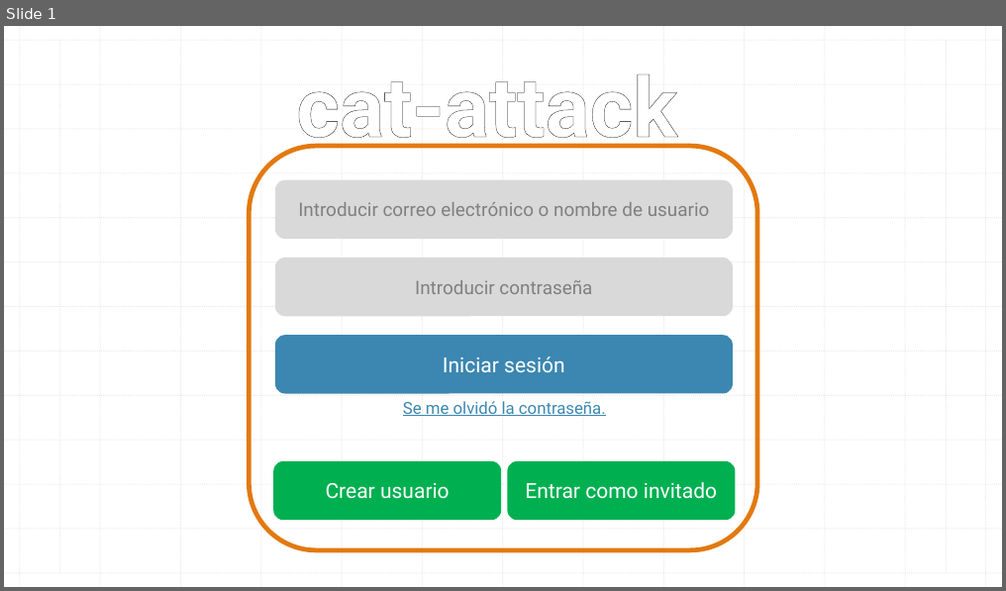
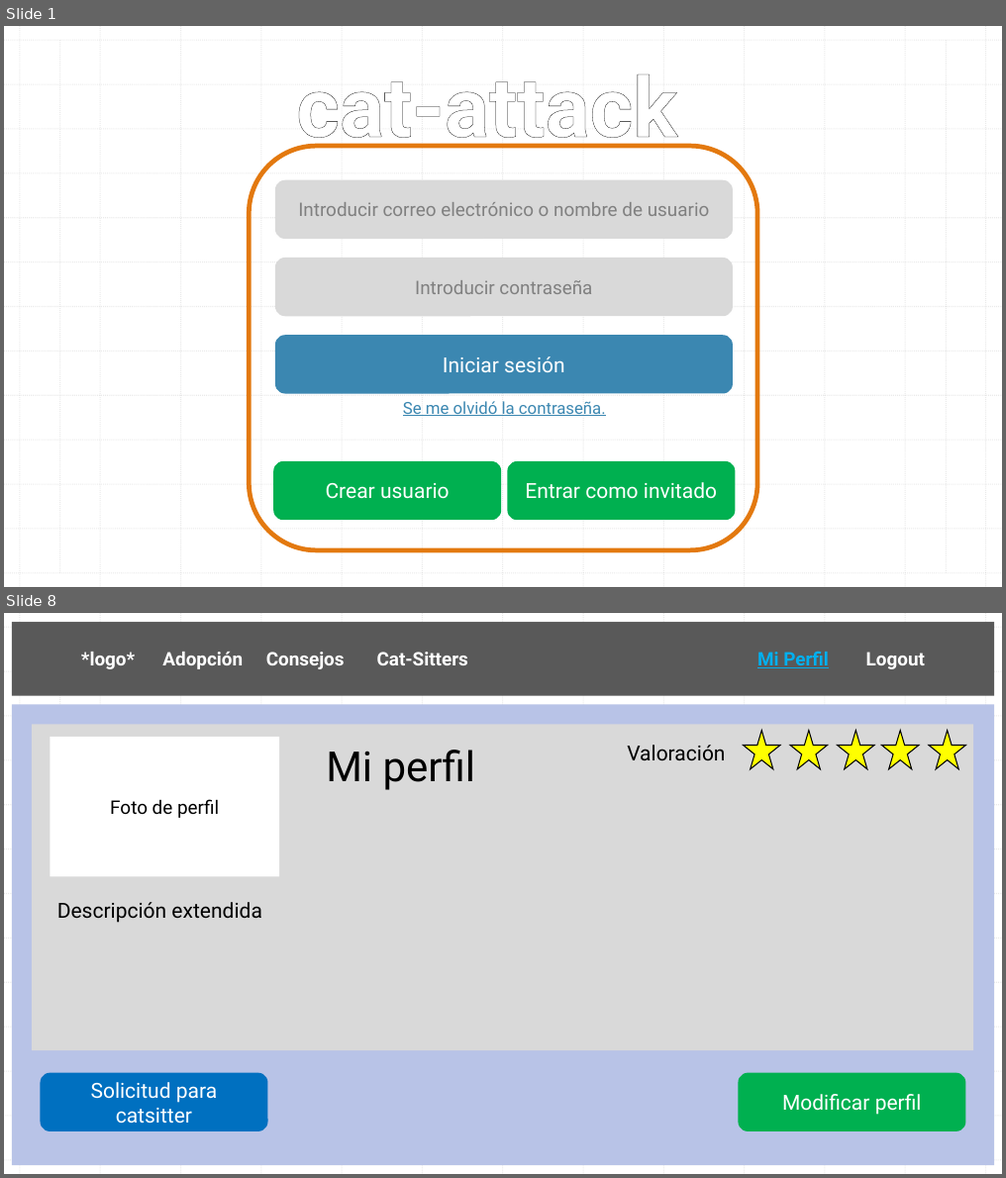
Before and after one commit to AndresIturria/Cat-Attack, a slide deck: Docs/wireframe cat-attack.pptx. Shown one above the other, each under a label of ours: slide 1 before the commit, slides 1 and 8 after it; the slides between them are not shown. The pictures are 1006x591 and 1006x1178 pixels, drawn with LibreOffice and Linux fonts; fonts in the diff are those of the drawing. Boxes give left, top, right and bottom in pixels: in the first picture for what was removed or moved away, otherwise in the second. Text is boxed around its words. In the diff, an @@ line names an element or a change of style, - is before the commit and + after.

```diff
--- a/Docs/wireframe cat-attack.pptx
+++ b/Docs/wireframe cat-attack.pptx
@@ slide 8 added at bbox=[4, 613, 1002, 1174], background #FFFFFF; not listed: 28 template elements that a slide beside it also shows @@
@@ rectangle added at bbox=[12, 622, 994, 696], fill #595959, 18 pt, text #FFFFFF, bold @@
+*logo* Adopción Consejos Cat-Sitters Mi Perfil Logout
@@ rectangle added at bbox=[12, 704, 994, 1165], fill #B8C3E7 @@
@@ rectangle added at bbox=[32, 725, 973, 1051], fill #D9D9D9 @@
@@ star added at bbox=[744, 731, 781, 769], fill #FFFF00, outline #000000 1 pt @@
@@ star added at bbox=[790, 731, 828, 769], fill #FFFF00, outline #000000 1 pt @@
@@ star added at bbox=[838, 731, 874, 769], fill #FFFF00, outline #000000 1 pt @@
@@ star added at bbox=[882, 731, 920, 769], fill #FFFF00, outline #000000 1 pt @@
@@ star added at bbox=[929, 731, 966, 769], fill #FFFF00, outline #000000 1 pt @@
@@ rectangle added at bbox=[50, 737, 279, 876], fill #FFFFFF, 18 pt, text #000000 @@
+Foto de perfil
@@ text added at bbox=[326, 750, 475, 790], 40 pt, text #000000 @@
+Mi perfil
@@ text added at bbox=[627, 745, 725, 761], 20 pt, text #000000 @@
+Valoración
@@ text added at bbox=[57, 902, 261, 923], 20 pt, text #000000 @@
+Descripción extendida
@@ rounded rectangle added at bbox=[40, 1073, 267, 1132], fill #0070C0, 20 pt, text #FFFFFF @@
+Solicitud para catsitter
@@ rounded rectangle added at bbox=[739, 1073, 966, 1132], fill #00B050, 20 pt, text #FFFFFF @@
+Modificar perfil
```
Also in this commit, not shown: 5 slides changed, 4 other slides added, 1 other file.
